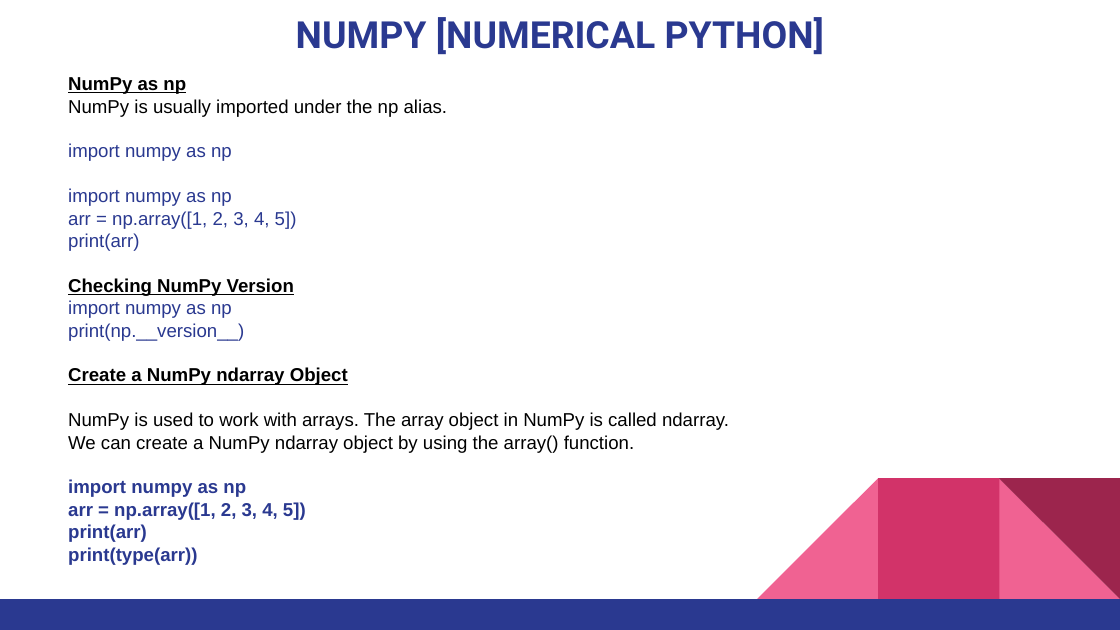
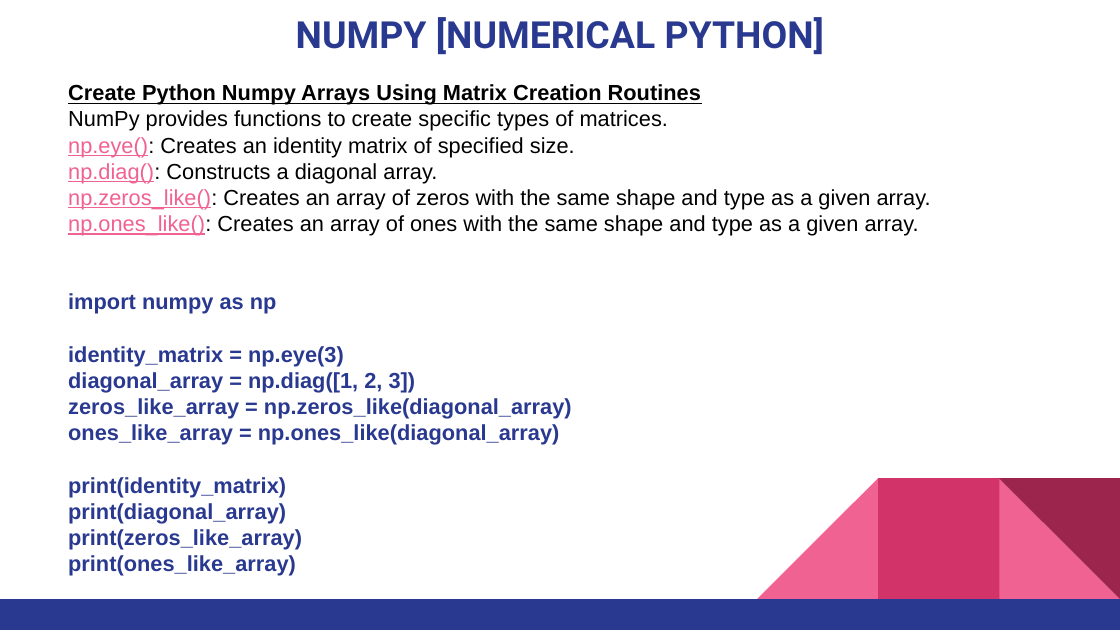
Before and after one commit to NeurocogniAI/ncai-training-program, a slide deck: slide 11 of Week-03/Numpy-Python.pptx (slide 3 before the commit). Drawn at 1120x630 pixels with LibreOffice and Linux fonts; fonts in the diff are those of the drawing. Boxes give left, top, right and bottom in pixels: in the first picture for what was removed or moved away, otherwise in the second. Text is boxed around its words. In the diff, an @@ line names an element or a change of style, - is before the commit and + after.

```diff
--- a/Week-03/Numpy-Python.pptx
+++ b/Week-03/Numpy-Python.pptx
@@ text "Create Python Numpy Arrays Using ...": place and size @@
-text "Create Python Numpy Arrays Using ..." at <box>68,77,729,565</box>
+text "Create Python Numpy Arrays Using ..." at <box>68,84,931,576</box>
@@ text at <box>68,84,931,236</box>: text changed; size 12 to 14 pt @@
-NumPy as np
-NumPy is usually imported under the np alias.
+Create Python Numpy Arrays Using Matrix Creation Routines
+NumPy provides functions to create specific types of matrices.
+np.eye(): Creates an identity matrix of specified size.
+np.diag(): Constructs a diagonal array.
+np.zeros_like(): Creates an array of zeros with the same shape and type as a given array.
+np.ones_like(): Creates an array of ones with the same shape and type as a given array.
@@ text at <box>68,293,277,314</box>: size 12 to 14 pt, bold on in "import numpy as np" @@
@@ text at <box>68,346,572,576</box>: text changed; size 12 to 14 pt; text colour #000000 to #2A3990; bold on @@
-import numpy as np
-arr = np.array([1, 2, 3, 4, 5])
-print(arr)
-Checking NumPy Version
-import numpy as np
-print(np.__version__)
-Create a NumPy ndarray Object
-NumPy is used to work with arrays. The array object in NumPy is called ndarray.
-We can create a NumPy ndarray object by using the array() function.
-import numpy as np
-arr = np.array([1, 2, 3, 4, 5])
-print(arr)
-print(type(arr))
+identity_matrix = np.eye(3)
+diagonal_array = np.diag([1, 2, 3])
+zeros_like_array = np.zeros_like(diagonal_array)
+ones_like_array = np.ones_like(diagonal_array)
+print(identity_matrix)
+print(diagonal_array)
+print(zeros_like_array)
+print(ones_like_array)
```
Also in this commit, not shown: 1 other slide changed, 12 slides added, 2 slides removed, 4 other files.
